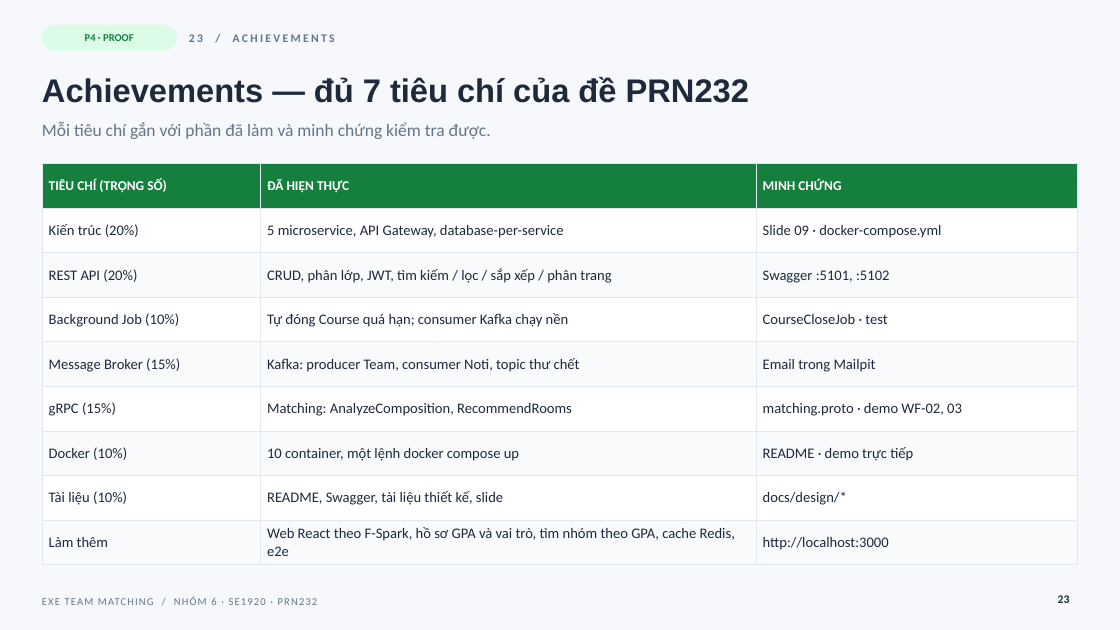
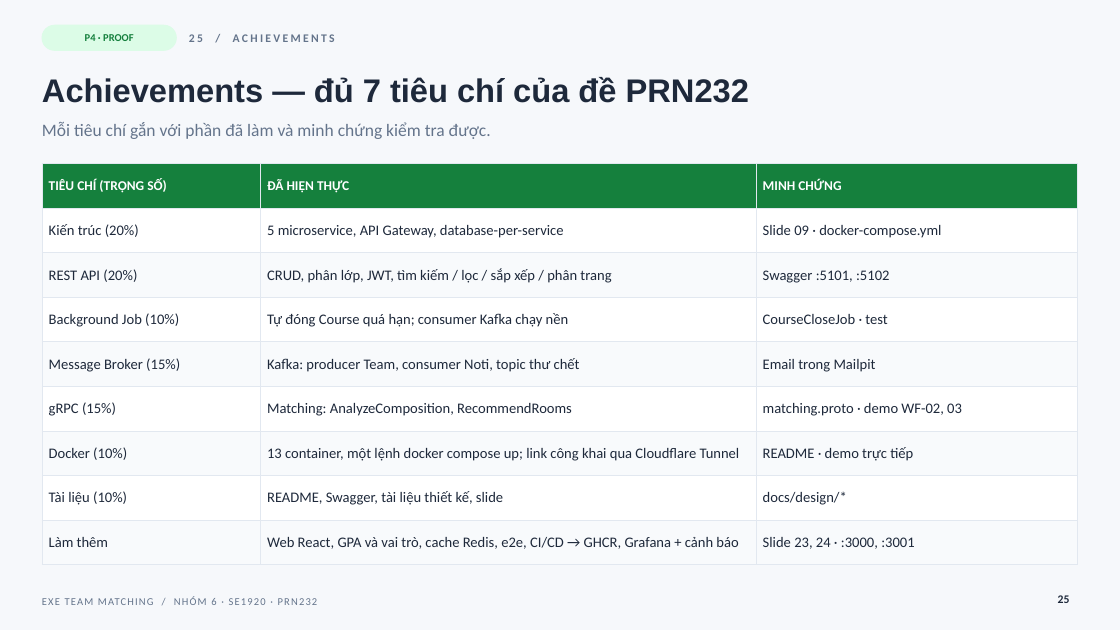
Before and after one commit to co-duong-hao/PRN232_Final, a slide deck: slide 25 of docs/slides/EXE_Team_Matching_Nhom6.pptx (slide 23 before the commit). Drawn at 1120x630 pixels with LibreOffice and Linux fonts; fonts in the diff are those of the drawing. Boxes give left, top, right and bottom in pixels: in the first picture for what was removed or moved away, otherwise in the second. Text is boxed around its words. In the diff, an @@ line names an element or a change of style, - is before the commit and + after.

```diff
--- a/docs/slides/EXE_Team_Matching_Nhom6.pptx
+++ b/docs/slides/EXE_Team_Matching_Nhom6.pptx
@@ text at box(189, 34, 335, 42): text changed @@
-23 / ACHIEVEMENTS
+25 / ACHIEVEMENTS
@@ table at box(42, 164, 1078, 553) @@
-row 7, column 2: 10 container, một lệnh docker compose up
+row 7, column 2: 13 container, một lệnh docker compose up; link công khai qua Cloudflare Tunnel
-row 9, column 2: Web React theo F-Spark, hồ sơ GPA và vai trò, tìm nhóm theo GPA, cache Redis, e2e
+row 9, column 2: Web React, GPA và vai trò, cache Redis, e2e, CI/CD → GHCR, Grafana + cảnh báo
-row 9, column 3: http://localhost:3000
+row 9, column 3: Slide 23, 24 · :3000, :3001
@@ page number at box(1058, 595, 1070, 603): text changed @@
-23
+25
```
Also in this commit, not shown: 7 other slides changed, 2 slides added, 1 other file.
